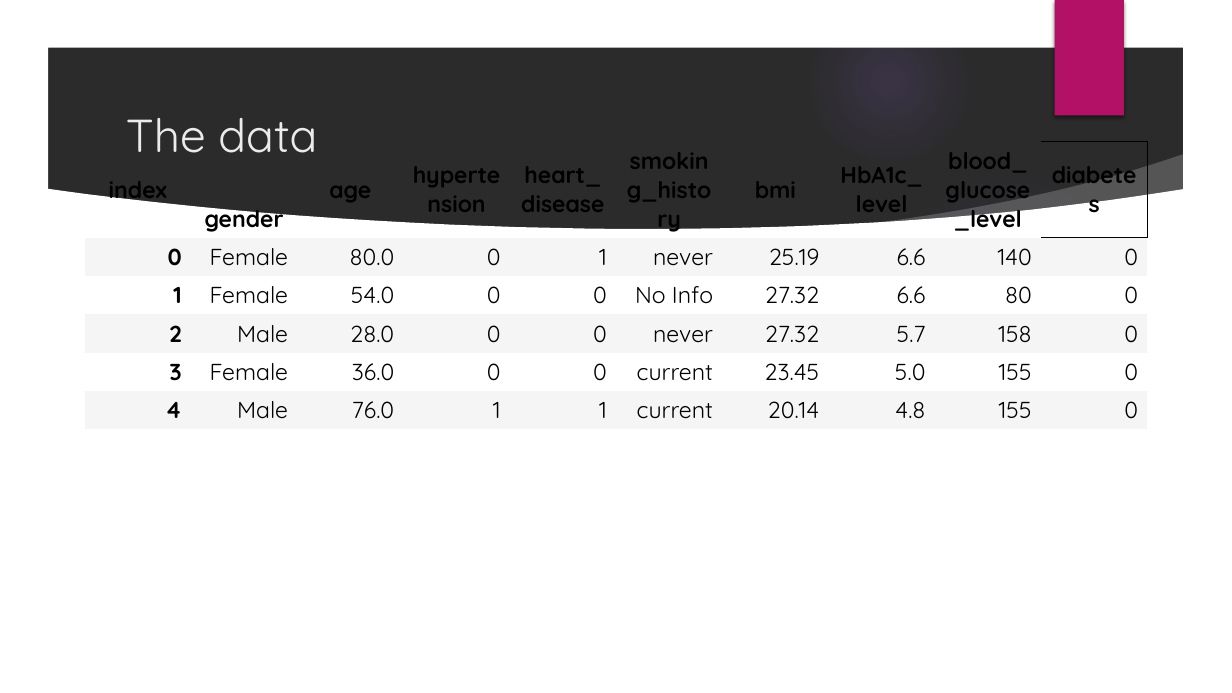
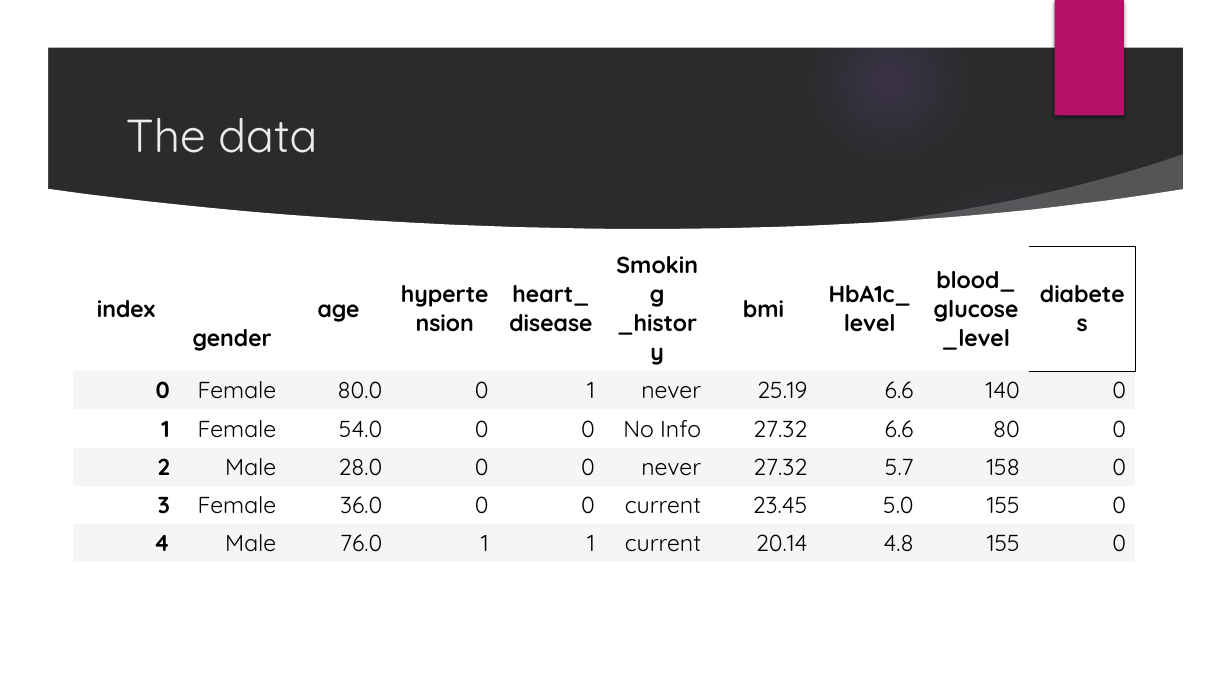
Before and after one commit to AlinFin/Classification, a slide deck: slide 4 of Diabetes prediction.pptx. Drawn at 1232x693 pixels with LibreOffice and Linux fonts; fonts in the diff are those of the drawing; background and template pictures are left out; a plain dark background stands for a picture behind light text. Boxes give left, top, right and bottom in pixels: in the first picture for what was removed or moved away, otherwise in the second. Text is boxed around its words. In the diff, an @@ line names an element or a change of style, - is before the commit and + after.

```diff
--- a/Diabetes prediction.pptx
+++ b/Diabetes prediction.pptx
@@ table at [73, 246, 1136, 556] @@
-row 1, column 6: smoking_history
+row 1, column 6: Smoking _history
@@ table: place and size @@
-table at [85, 141, 1148, 423]
+table at [73, 246, 1136, 556]
```
Also in this commit, not shown: 1 other slide changed, 1 slide added, 1 slide removed.
